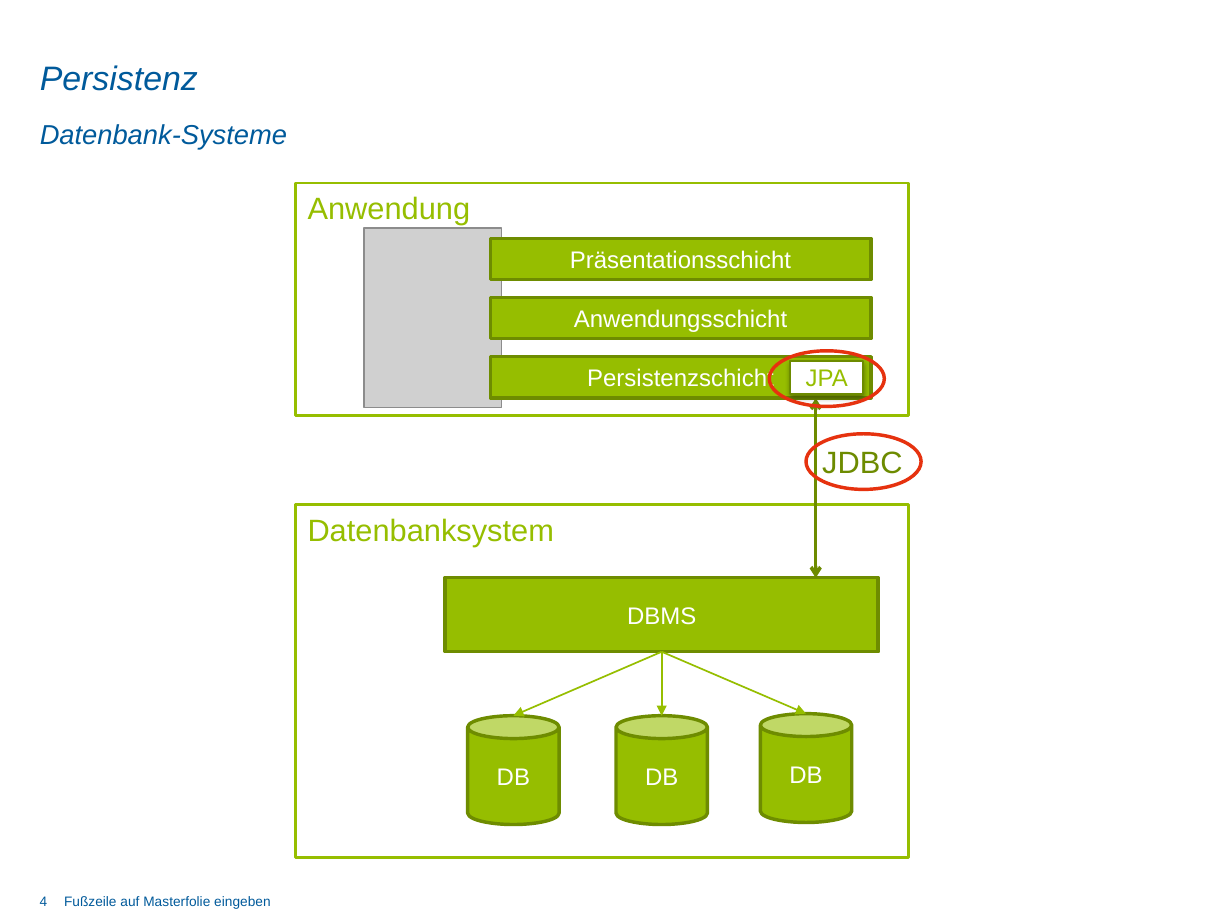
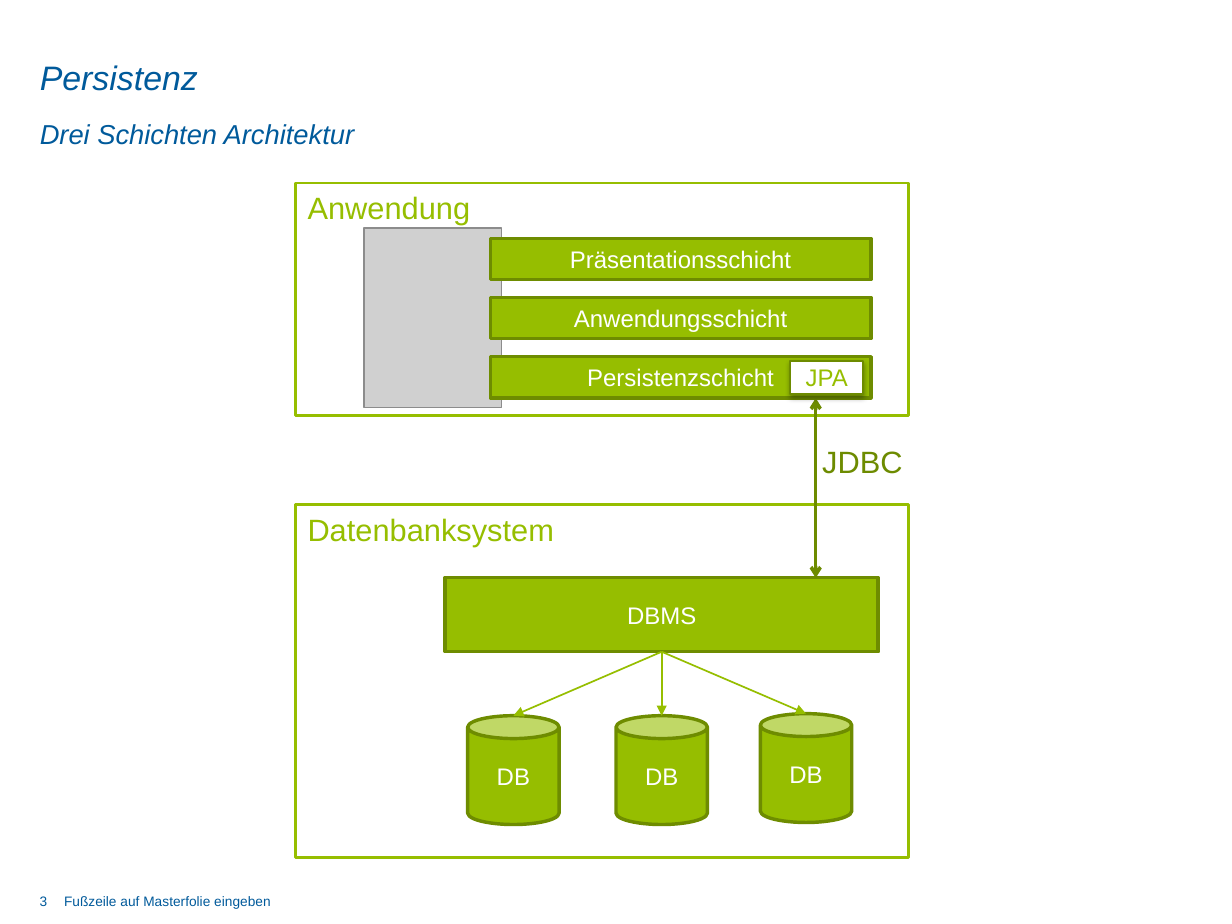
Before and after one commit to chw9022/iis_thema_1, a slide deck: slide 3 of Präsentation/Präsentation_V1.pptx (slide 4 before the commit). Drawn at 1232x924 pixels with LibreOffice and Linux fonts; fonts in the diff are those of the drawing; grey boxes stand for pictures; background and template pictures are left out. Boxes give left, top, right and bottom in pixels: in the first picture for what was removed or moved away, otherwise in the second. Text is boxed around its words. In the diff, an @@ line names an element or a change of style, - is before the commit and + after.

```diff
--- a/Präsentation/Präsentation_V1.pptx
+++ b/Präsentation/Präsentation_V1.pptx
@@ subtitle at [40,124,354,145]: text changed @@
-Datenbank-Systeme
+Drei Schichten Architektur
@@ ellipse removed at [769,351,883,407] @@
@@ ellipse removed at [806,434,920,489] @@
@@ page number at [40,896,48,906]: text changed @@
-4
+3
```
Also in this commit, not shown: 4 other slides changed, 1 slide removed.
